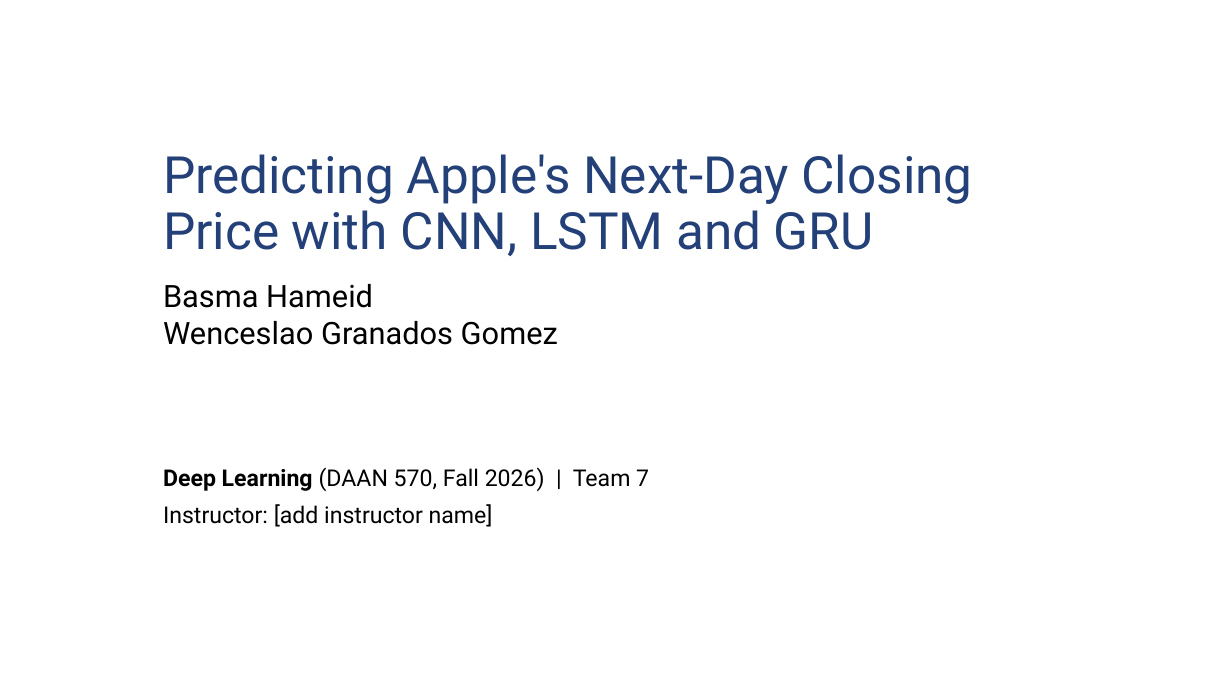
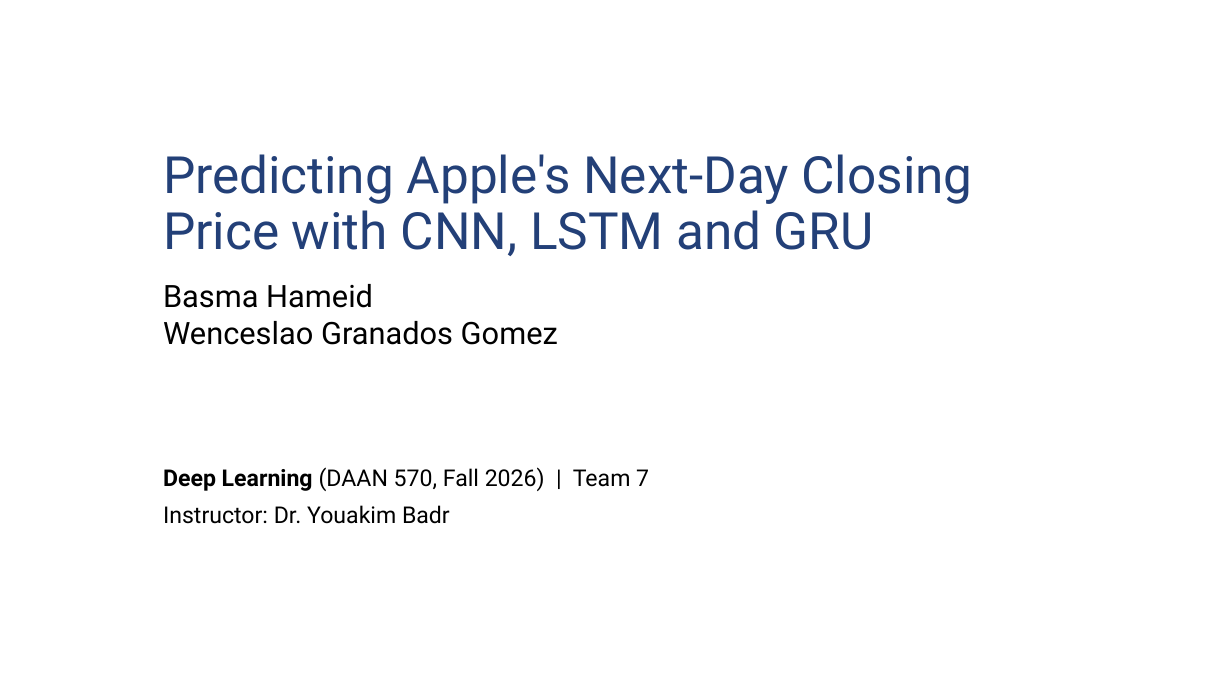
Before and after one commit to wences-psu/Stock_Price_DL, a slide deck: slide 1 of docs/Team7_AAPL_Deep_Learning_Presentation.pptx. Drawn at 1232x693 pixels with LibreOffice and Linux fonts; fonts in the diff are those of the drawing; background and template pictures are left out. Boxes give left, top, right and bottom in pixels: in the first picture for what was removed or moved away, otherwise in the second. Text is boxed around its words. In the diff, an @@ line names an element or a change of style, - is before the commit and + after.

```diff
--- a/docs/Team7_AAPL_Deep_Learning_Presentation.pptx
+++ b/docs/Team7_AAPL_Deep_Learning_Presentation.pptx
@@ text at (163, 505, 450, 524): text changed @@
-Instructor: [add instructor name]
+Instructor: Dr. Youakim Badr
```
Also in this commit, not shown: 9 other slides changed, 17 other files.
